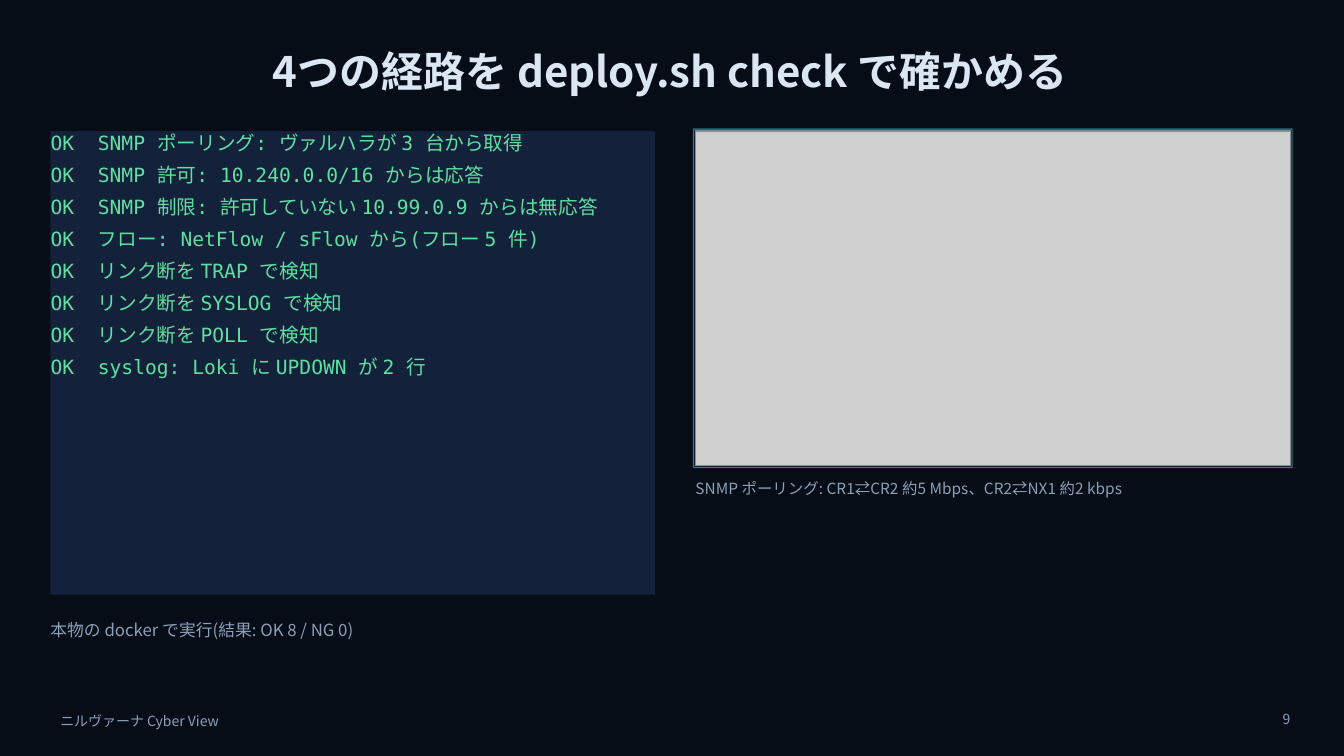
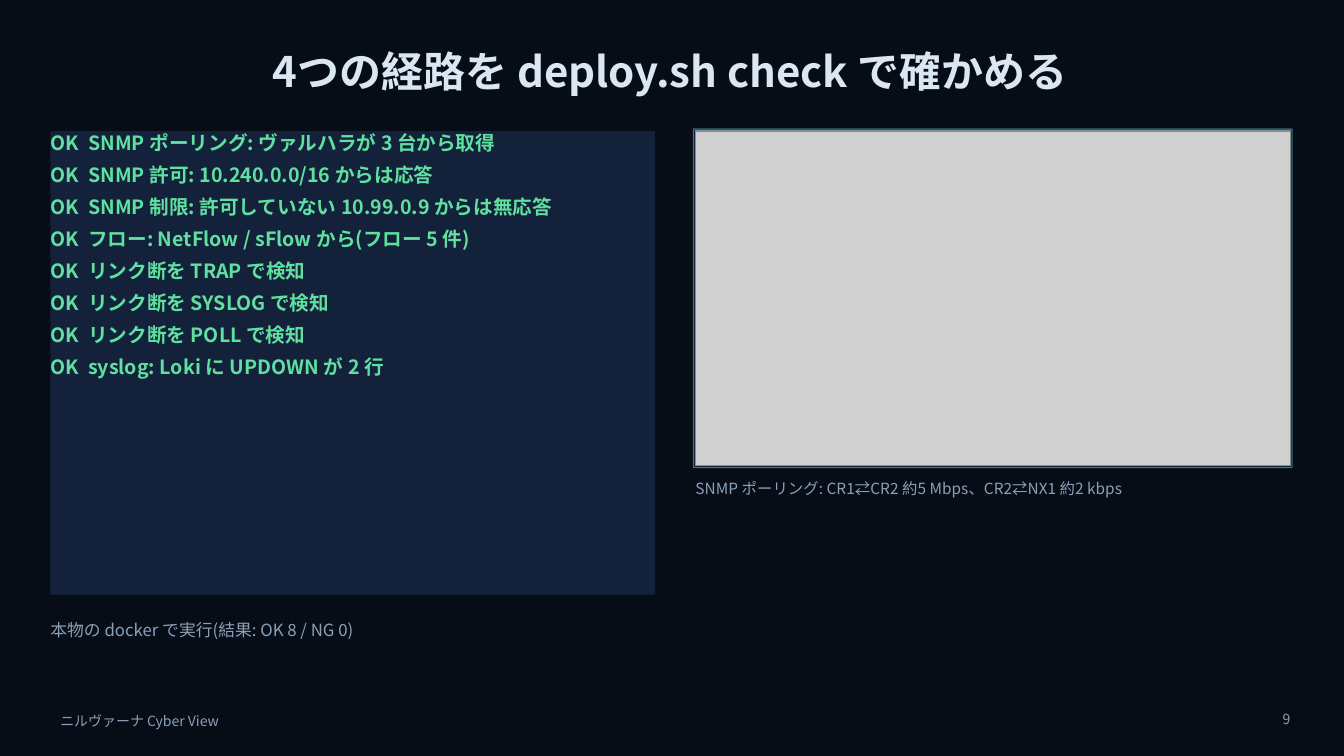
Before and after one commit to w-index-m/network-lab-emulator, a slide deck: slide 9 of docs/nirvana-introduction.pptx. Drawn at 1344x756 pixels with LibreOffice and Linux fonts; fonts in the diff are those of the drawing; grey boxes stand for pictures; background and template pictures are left out. Boxes give left, top, right and bottom in pixels: in the first picture for what was removed or moved away, otherwise in the second. Text is boxed around its words. In the diff, an @@ line names an element or a change of style, - is before the commit and + after.

```diff
--- a/docs/nirvana-introduction.pptx
+++ b/docs/nirvana-introduction.pptx
@@ rectangle "OK SNMP ポーリング: ヴァルハラが 3 ..." at <box>50,131,655,595</box>: font DejaVu Sans Mono to Noto Sans CJK JP, bold on @@
```
Also in this commit, not shown: 3 other slides changed.
